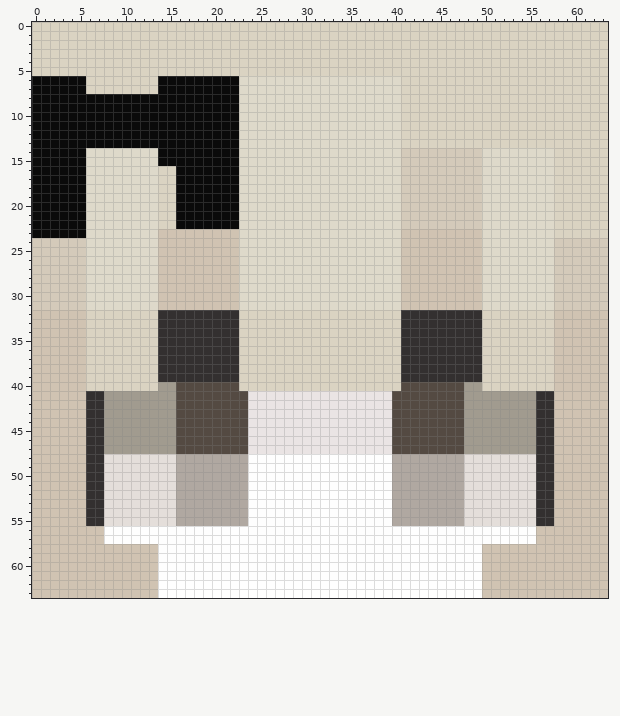
File history of a pixel-art sprite, skins/045eaed9-ff84-47dd-8a6d-e0844156fac1.png. Above is the file before it was changed.
The file is 64x64 pixels. Colours within 5 levels of each other are drawn and written as one.
After the commit:
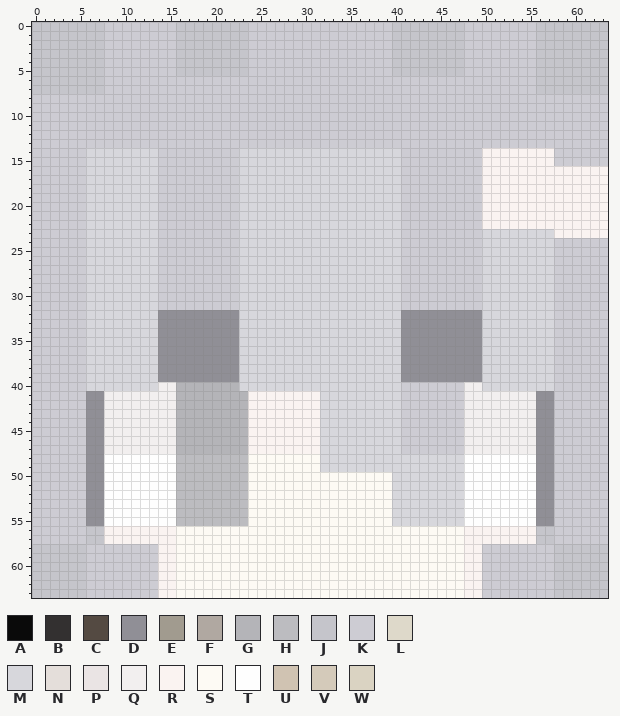
Palette (. is transparent): A #0a0a0a  B #333030  C #544a42  D #908f96  E #a19b8f  F #b0a8a1  G #b4b4b8  H #bcbcc0  J #c5c5cb  K #cdccd3  L #ded9ca  M #d7d7dc  N #e4deda  P #eae4e4  Q #f2efef  R #faf3f1  S #fdfaf4  T #fefefe  U #d0c3b2  V #d4caba  W #dad3c2
Commit message: 自動上傳玩家 Nvo 的皮膚臉部
Change:
Changed rows in their new state; - is an unchanged pixel.
first column x 0:
 0 JJJJJJJJKKKKKKKKJJJJJJJJKKKKKKKKKKKKKKKKJJJJJJJJKKKKKKKKJJJJJJJJ
 1 JJJJJJJJKKKKKKKKJJJJJJJJKKKKKKKKKKKKKKKKJJJJJJJJKKKKKKKKJJJJJJJJ
 2 JJJJJJJJKKKKKKKKJJJJJJJJKKKKKKKKKKKKKKKKJJJJJJJJKKKKKKKKJJJJJJJJ
 3 JJJJJJJJKKKKKKKKJJJJJJJJKKKKKKKKKKKKKKKKJJJJJJJJKKKKKKKKJJJJJJJJ
 4 JJJJJJJJKKKKKKKKJJJJJJJJKKKKKKKKKKKKKKKKJJJJJJJJKKKKKKKKJJJJJJJJ
 5 JJJJJJJJKKKKKKKKJJJJJJJJKKKKKKKKKKKKKKKKJJJJJJJJKKKKKKKKJJJJJJJJ
 6 JJJJJJJJKKKKKKKKKKKKKKKKKKKKKKKKKKKKKKKKKKKKKKKKKKKKKKKKJJJJJJJJ
 7 JJJJJJJJKKKKKKKKKKKKKKKKKKKKKKKKKKKKKKKKKKKKKKKKKKKKKKKKJJJJJJJJ
 8 KKKKKKKKKKKKKKKKKKKKKKKKKKKKKKKKKKKKKKKKKKKKKKKKKKKKKKKKKKKKKKKK
 9 KKKKKKKKKKKKKKKKKKKKKKKKKKKKKKKKKKKKKKKKKKKKKKKKKKKKKKKKKKKKKKKK
10 KKKKKKKKKKKKKKKKKKKKKKKKKKKKKKKKKKKKKKKKKKKKKKKKKKKKKKKKKKKKKKKK
11 KKKKKKKKKKKKKKKKKKKKKKKKKKKKKKKKKKKKKKKKKKKKKKKKKKKKKKKKKKKKKKKK
12 KKKKKKKKKKKKKKKKKKKKKKKKKKKKKKKKKKKKKKKKKKKKKKKKKKKKKKKKKKKKKKKK
13 KKKKKKKKKKKKKKKKKKKKKKKKKKKKKKKKKKKKKKKKKKKKKKKKKKKKKKKKKKKKKKKK
14 KKKKKKMMMMMMMMKKKKKKKKKMMMMMMMMMMMMMMMMMMKKKKKKKKKRRRRRRRRKKKKKK
15 KKKKKKMMMMMMMMKKKKKKKKKMMMMMMMMMMMMMMMMMMKKKKKKKKKRRRRRRRRKKKKKK
16 KKKKKKMMMMMMMMKKKKKKKKKMMMMMMMMMMMMMMMMMMKKKKKKKKKRRRRRRRRRRRRRR
17 KKKKKKMMMMMMMMKKKKKKKKKMMMMMMMMMMMMMMMMMMKKKKKKKKKRRRRRRRRRRRRRR
18 KKKKKKMMMMMMMMKKKKKKKKKMMMMMMMMMMMMMMMMMMKKKKKKKKKRRRRRRRRRRRRRR
19 KKKKKKMMMMMMMMKKKKKKKKKMMMMMMMMMMMMMMMMMMKKKKKKKKKRRRRRRRRRRRRRR
20 KKKKKKMMMMMMMMKKKKKKKKKMMMMMMMMMMMMMMMMMMKKKKKKKKKRRRRRRRRRRRRRR
21 KKKKKKMMMMMMMMKKKKKKKKKMMMMMMMMMMMMMMMMMMKKKKKKKKKRRRRRRRRRRRRRR
22 KKKKKKMMMMMMMMKKKKKKKKKMMMMMMMMMMMMMMMMMMKKKKKKKKKRRRRRRRRRRRRRR
23 KKKKKKMMMMMMMMKKKKKKKKKMMMMMMMMMMMMMMMMMMKKKKKKKKKMMMMMMMMRRRRRR
24 KKKKKKMMMMMMMMKKKKKKKKKMMMMMMMMMMMMMMMMMMKKKKKKKKKMMMMMMMMKKKKKK
25 KKKKKKMMMMMMMMKKKKKKKKKMMMMMMMMMMMMMMMMMMKKKKKKKKKMMMMMMMMKKKKKK
26 KKKKKKMMMMMMMMKKKKKKKKKMMMMMMMMMMMMMMMMMMKKKKKKKKKMMMMMMMMKKKKKK
27 KKKKKKMMMMMMMMKKKKKKKKKMMMMMMMMMMMMMMMMMMKKKKKKKKKMMMMMMMMKKKKKK
28 KKKKKKMMMMMMMMKKKKKKKKKMMMMMMMMMMMMMMMMMMKKKKKKKKKMMMMMMMMKKKKKK
29 KKKKKKMMMMMMMMKKKKKKKKKMMMMMMMMMMMMMMMMMMKKKKKKKKKMMMMMMMMKKKKKK
30 KKKKKKMMMMMMMMKKKKKKKKKMMMMMMMMMMMMMMMMMMKKKKKKKKKMMMMMMMMKKKKKK
31 KKKKKKMMMMMMMMKKKKKKKKKMMMMMMMMMMMMMMMMMMKKKKKKKKKMMMMMMMMKKKKKK
32 KKKKKKMMMMMMMMDDDDDDDDDMMMMMMMMMMMMMMMMMMDDDDDDDDDMMMMMMMMKKKKKK
33 KKKKKKMMMMMMMMDDDDDDDDDMMMMMMMMMMMMMMMMMMDDDDDDDDDMMMMMMMMKKKKKK
34 KKKKKKMMMMMMMMDDDDDDDDDMMMMMMMMMMMMMMMMMMDDDDDDDDDMMMMMMMMKKKKKK
35 KKKKKKMMMMMMMMDDDDDDDDDMMMMMMMMMMMMMMMMMMDDDDDDDDDMMMMMMMMKKKKKK
36 KKKKKKMMMMMMMMDDDDDDDDDMMMMMMMMMMMMMMMMMMDDDDDDDDDMMMMMMMMKKKKKK
37 KKKKKKMMMMMMMMDDDDDDDDDMMMMMMMMMMMMMMMMMMDDDDDDDDDMMMMMMMMKKKKKK
38 KKKKKKMMMMMMMMDDDDDDDDDMMMMMMMMMMMMMMMMMMDDDDDDDDDMMMMMMMMKKKKKK
39 KKKKKKMMMMMMMMDDDDDDDDDMMMMMMMMMMMMMMMMMMDDDDDDDDDMMMMMMMMKKKKKK
40 KKKKKKMMMMMMMMQQGGGGGGGMMMMMMMMMMMMMMMMMMKKKKKKKQQMMMMMMMMKKKKKK
41 KKKKKKDDQQQQQQQQGGGGGGGGRRRRRRRRMMMMMMMMMKKKKKKKQQQQQQQQDDKKKKKK
42 KKKKKKDDQQQQQQQQGGGGGGGGRRRRRRRRMMMMMMMMMKKKKKKKQQQQQQQQDDKKKKKK
43 KKKKKKDDQQQQQQQQGGGGGGGGRRRRRRRRMMMMMMMMMKKKKKKKQQQQQQQQDDKKKKKK
44 KKKKKKDDQQQQQQQQGGGGGGGGRRRRRRRRMMMMMMMMMKKKKKKKQQQQQQQQDDKKKKKK
45 KKKKKKDDQQQQQQQQGGGGGGGGRRRRRRRRMMMMMMMMMKKKKKKKQQQQQQQQDDKKKKKK
46 KKKKKKDDQQQQQQQQGGGGGGGGRRRRRRRRMMMMMMMMMKKKKKKKQQQQQQQQDDKKKKKK
47 KKKKKKDDQQQQQQQQGGGGGGGGRRRRRRRRMMMMMMMMMKKKKKKKQQQQQQQQDDKKKKKK
48 KKKKKKDDTTTTTTTTHHHHHHHHSSSSSSSSMMMMMMMMMMMMMMMMTTTTTTTTDDKKKKKK
49 KKKKKKDDTTTTTTTTHHHHHHHHSSSSSSSSMMMMMMMMMMMMMMMMTTTTTTTTDDKKKKKK
50 KKKKKKDDTTTTTTTTHHHHHHHHSSSSSSSSSSSSSSSSMMMMMMMMTTTTTTTTDDKKKKKK
51 KKKKKKDDTTTTTTTTHHHHHHHHSSSSSSSSSSSSSSSSMMMMMMMMTTTTTTTTDDKKKKKK
52 KKKKKKDDTTTTTTTTHHHHHHHHSSSSSSSSSSSSSSSSMMMMMMMMTTTTTTTTDDKKKKKK
53 KKKKKKDDTTTTTTTTHHHHHHHHSSSSSSSSSSSSSSSSMMMMMMMMTTTTTTTTDDKKKKKK
54 KKKKKKDDTTTTTTTTHHHHHHHHSSSSSSSSSSSSSSSSMMMMMMMMTTTTTTTTDDKKKKKK
55 KKKKKKDDTTTTTTTTHHHHHHHHSSSSSSSSSSSSSSSSMMMMMMMMTTTTTTTTDDKKKKKK
56 KKKKKKJJRRRRRRRRSSSSSSSSSSSSSSSSSSSSSSSSSSSSSSSSRRRRRRRRJJKKKKKK
57 KKKKKKJJRRRRRRRRSSSSSSSSSSSSSSSSSSSSSSSSSSSSSSSSRRRRRRRRJJKKKKKK
58 JJJJJJKKKKKKKKRRSSSSSSSSSSSSSSSSSSSSSSSSSSSSSSSSRRKKKKKKKKJJJJJJ
59 JJJJJJKKKKKKKKRRSSSSSSSSSSSSSSSSSSSSSSSSSSSSSSSSRRKKKKKKKKJJJJJJ
60 JJJJJJKKKKKKKKRRSSSSSSSSSSSSSSSSSSSSSSSSSSSSSSSSRRKKKKKKKKJJJJJJ
61 JJJJJJKKKKKKKKRRSSSSSSSSSSSSSSSSSSSSSSSSSSSSSSSSRRKKKKKKKKJJJJJJ
62 JJJJJJKKKKKKKKRRSSSSSSSSSSSSSSSSSSSSSSSSSSSSSSSSRRKKKKKKKKJJJJJJ
63 JJJJJJKKKKKKKKRRSSSSSSSSSSSSSSSSSSSSSSSSSSSSSSSSRRKKKKKKKKJJJJJJ
